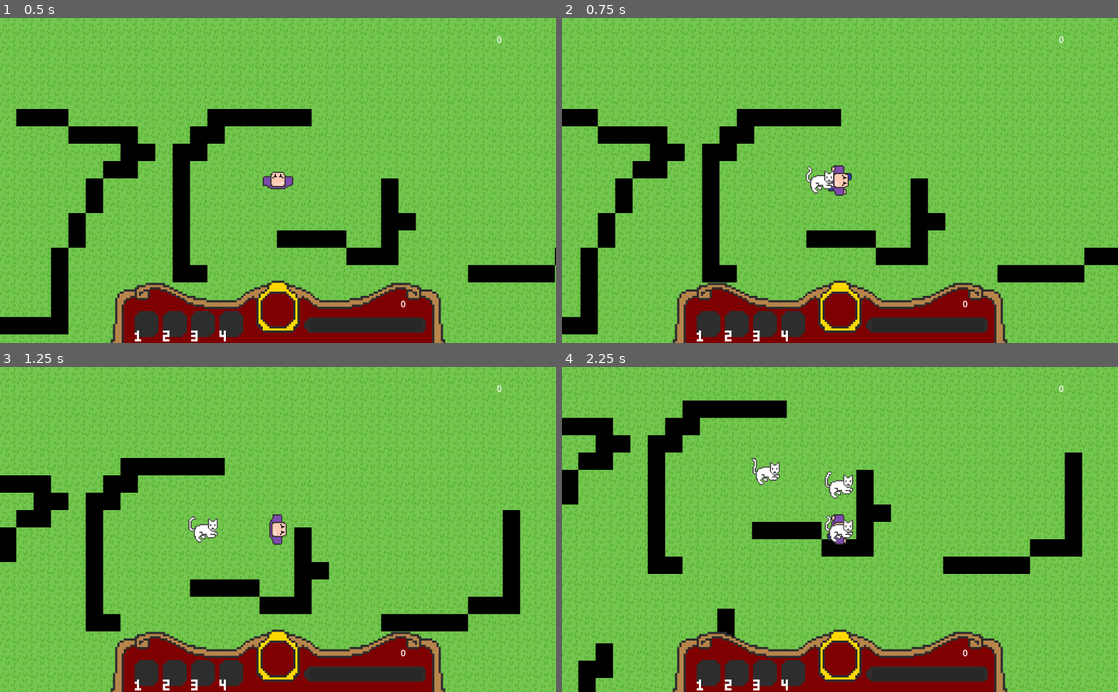
Above: before the commit, frames 1-4 (two rows, left to right).
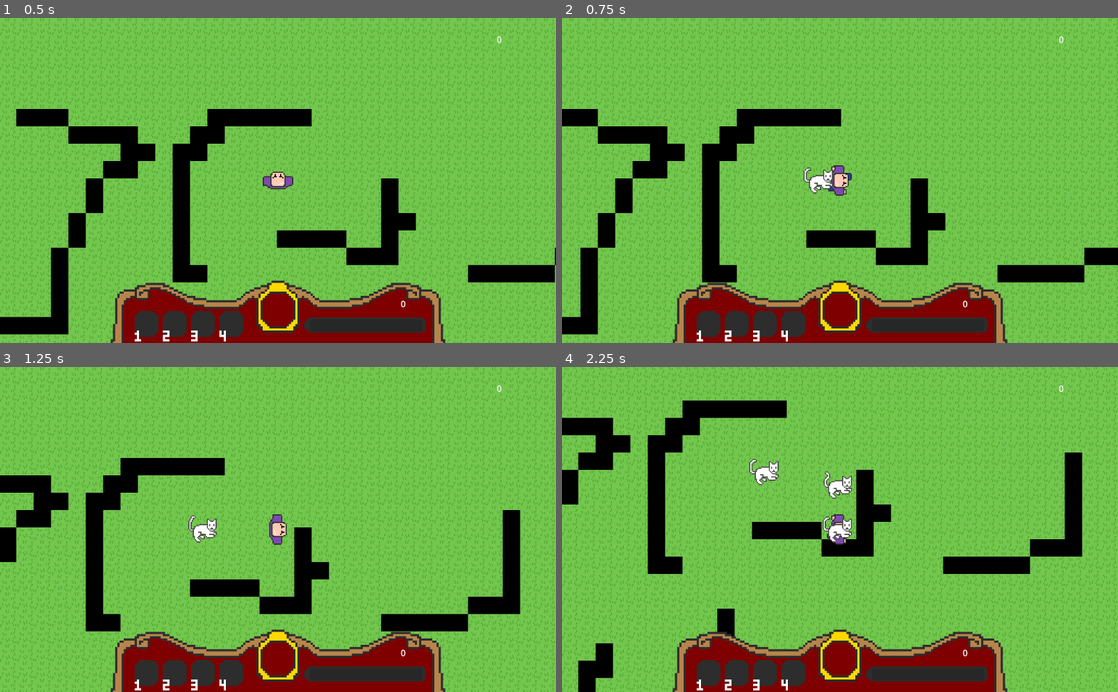
Above: after the commit, the same moments.

Repository: JessicaCC-gd/GGJ2024-2_4_1
Game: Godot game, scene res://level.tscn
Two runs of this game, one before a commit and one after it. Both use one fixed random seed, a clock stepped at 60 frames per second and the inputs below.
Inputs:
- Up to frame 1 (0.5 s): no input
- Up to frame 2 (0.75 s): tap Enter at 0.5 s; hold Right (move_right) from 0.53 s (still down); tap 1 (action_1) at 0.6 s
- Up to frame 3 (1.25 s): keep holding Right (move_right)
- Up to frame 4 (2.25 s): release Right (move_right) at 1.28 s; hold Down (move_down) 1.28-2.03 s; tap 1 (action_1) at 1.35, 2.1 s; hold Right (move_right) from 2.03 s (still down)

Frame 1 is identical in both runs. In frame 2, 0.2% of the frame differs, in the area x 43-49%, y 45-55%; in frame 3, 0.1%; in frame 4, 0.5%, in the area x 33-53%, y 27-55%.

Commit message:
another damage fix

Diff:
--- a/cat.tscn
+++ b/cat.tscn
@@ -46,9 +46,11 @@
 script = ExtResource("1_qxqcj")
 
 [node name="AnimatedSprite2D" type="AnimatedSprite2D" parent="."]
-z_index = 1
+y_sort_enabled = true
+position = Vector2(-1, 0)
 sprite_frames = SubResource("SpriteFrames_djc11")
-frame_progress = 0.487199
+frame = 1
+frame_progress = 0.711897
 
 [node name="CollisionShape2D" type="CollisionShape2D" parent="."]
 shape = SubResource("CircleShape2D_y3hmm")
--- a/enemy.gd
+++ b/enemy.gd
@@ -43,4 +43,4 @@
 
 func _on_area_2d_body_exited(body):
 	if body== $"../Player":
-		damage_timer.paused = true
+		damage_timer.stop()
